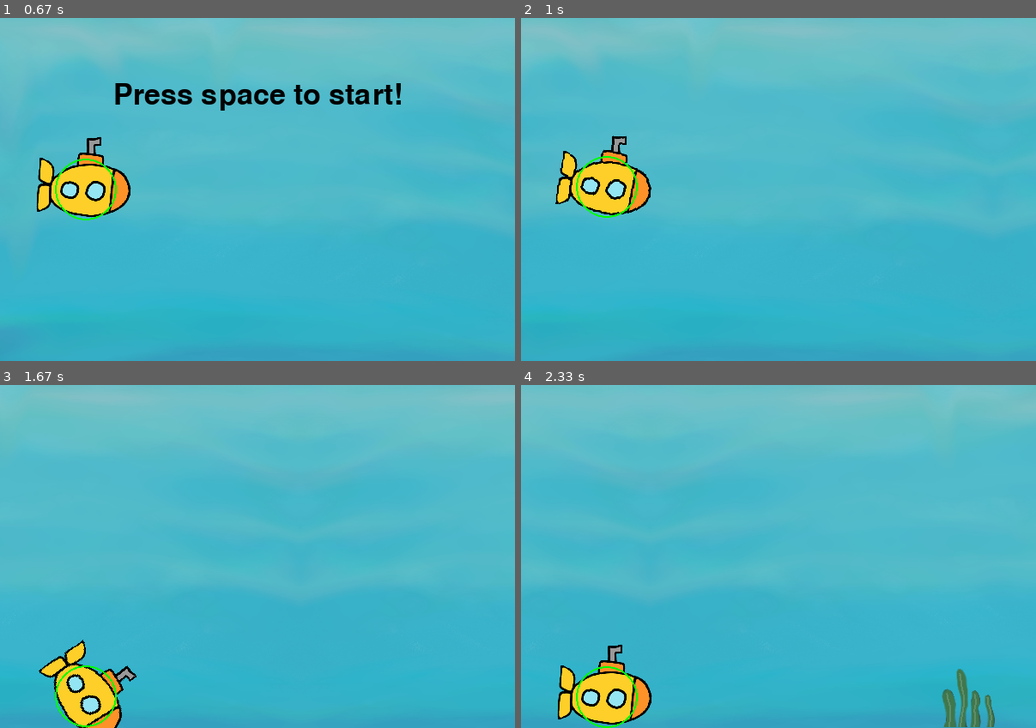
Above: before the commit, frames 1-4 (two rows, left to right).
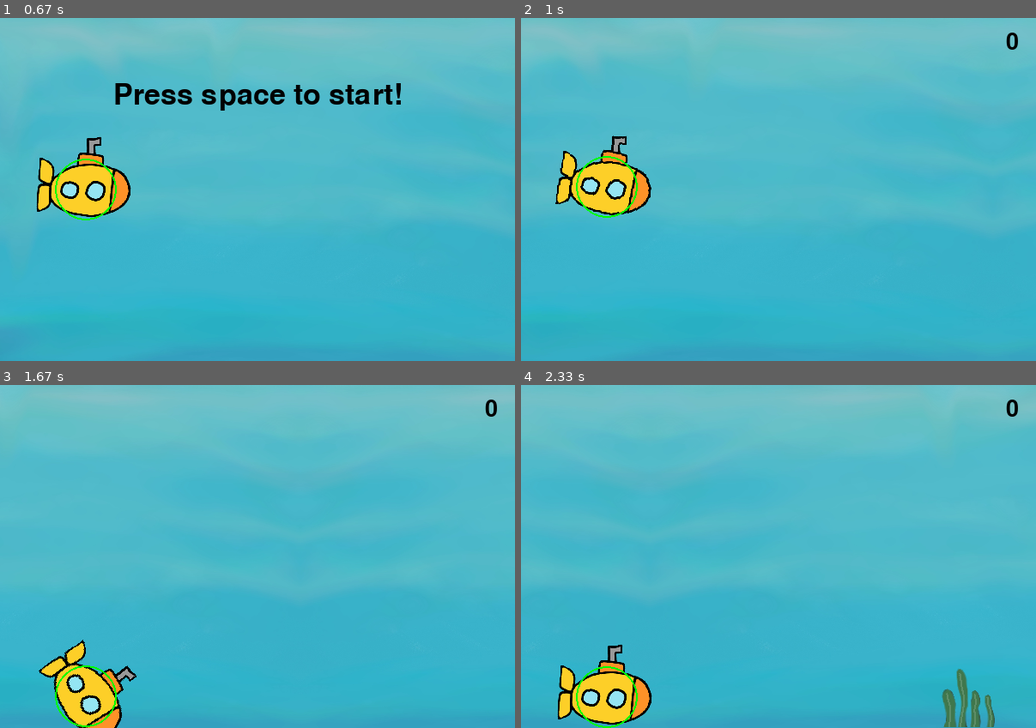
Above: after the commit, the same moments.

Repository: egwkim/Misc
Game: pygame game, started from 2022/09/environmental_game/game.py
The game is run twice, just before and just after one commit, with the same random seed, the same clock (stepped at 60 frames per second) and the same inputs.
Inputs:
- Up to frame 1 (0.67 s): no input
- Up to frame 2 (1 s): tap Space at 0.83 s
- Up to frame 3 (1.67 s): tap Space at 1.23, 1.53 s
- Up to frame 4 (2.33 s): tap Space at 2.07 s

Frame 1 is identical in both runs. In frame 2, less than 0.1% of the frame differs, in the area x 94-97%, y 4-10%; in frame 3, less than 0.1%; in frame 4, less than 0.1%.

Commit message:
Add time limit and score text

Diff:
--- a/2022/09/environmental_game/game.py
+++ b/2022/09/environmental_game/game.py
@@ -80,16 +80,15 @@
 
 
 def main():
-    global window, clock, emoji_font, text_font, small_emoji_font, imgs
+    global window, clock, text_font, score_font, imgs
     # Init game
     pygame.init()
     pygame.event.set_allowed([QUIT, KEYDOWN, KEYUP])
     window = pygame.display.set_mode((width, height))
     clock = pygame.time.Clock()
 
-    emoji_font = pygame.font.SysFont('Segoe UI Emoji', 50)
-    small_emoji_font = pygame.font.SysFont('Segoe UI Emoji', 20)
     text_font = pygame.font.Font(None, 50)
+    score_font = pygame.font.Font(None, 40)
 
     pygame.display.set_caption('Save the sea!')
 
@@ -116,8 +115,7 @@
     # Play game
     while True:
         load_screen()
-        play()
-        retry = game_over()
+        retry = play()
         if not retry:
             break
     quit()
@@ -226,6 +224,8 @@
 
 
 def play():
+    time = 20 * fps  # Play time
+
     imgs['bg_flipped'] = pygame.transform.flip(imgs['bg'], True, False)
     bg_objects = []
 
@@ -375,12 +375,23 @@
         # Render player
         render_player((x, y), angle)
 
+        # Render score
+        score_text = score_font.render(str(score), 1, black)
+        score_rect = score_text.get_rect()
+        score_rect.top = 15
+        score_rect.right = width - 20
+        window.blit(score_text, score_rect)
+
         pygame.display.update()
         clock.tick(fps)
 
-
-def game_over():
-    text = text_font.render('Game over', 1, black)
+        time -= 1
+        if time == 0:
+            return game_over(score)
+
+
+def game_over(score:int=0):
+    text = text_font.render(f'Game over... Score: {score}', 1, black)
     rect = text.get_rect()
     rect.center = (width/2, height/2)
     window.fill(bg_color)
